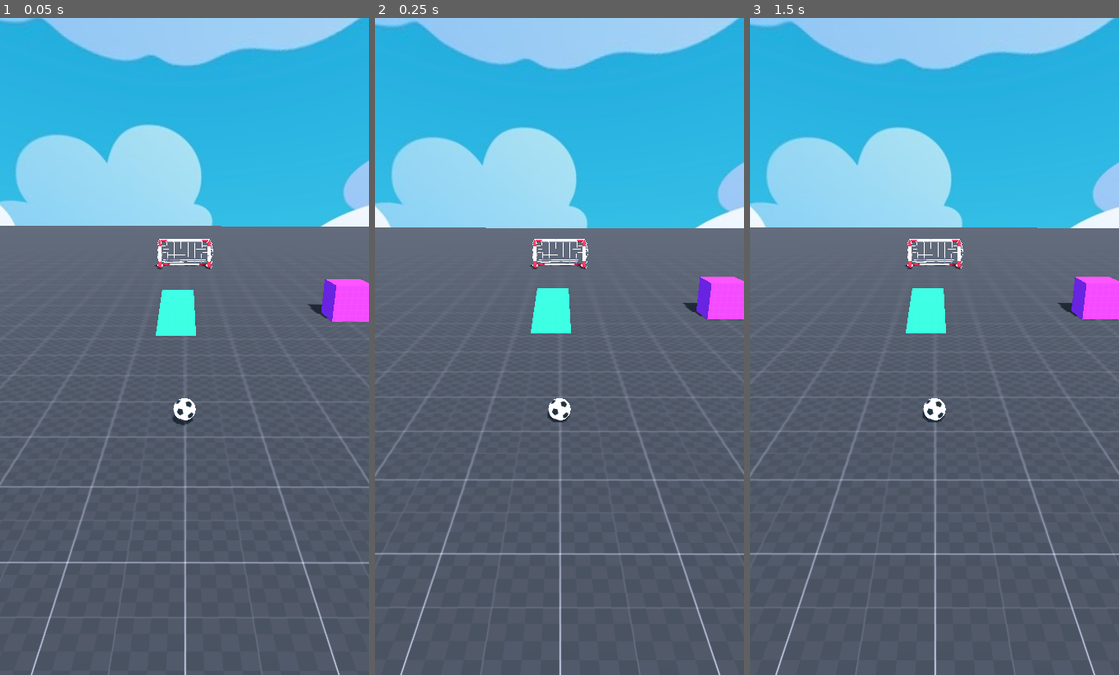
Above: before the commit, frames 1-3 (left to right).
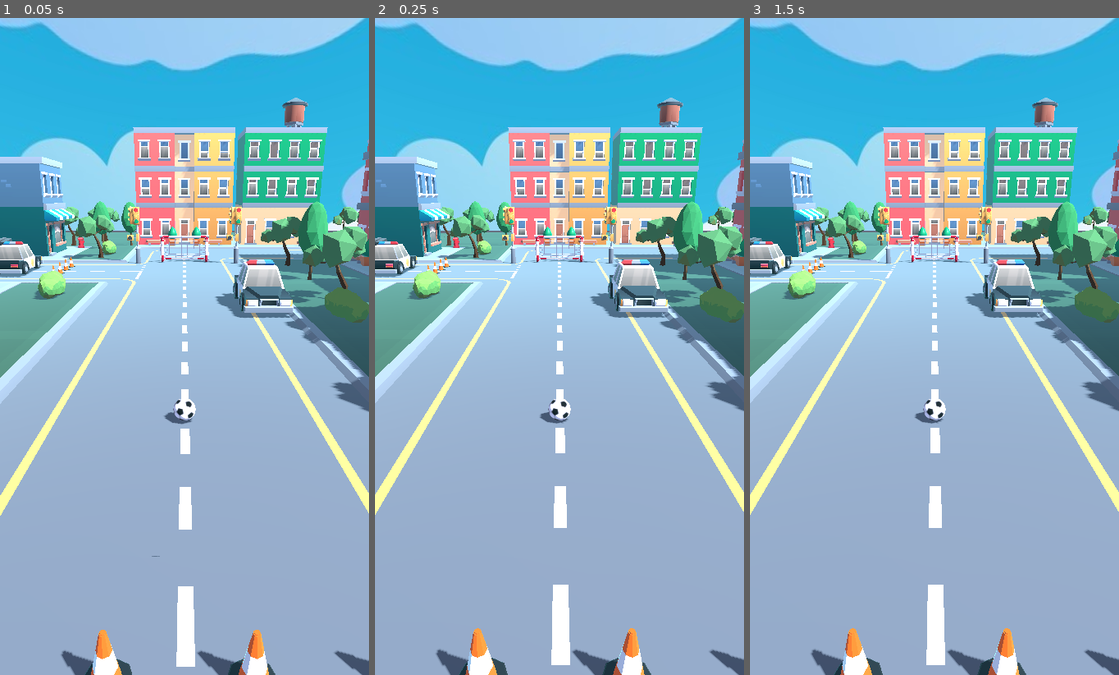
Above: after the commit, the same moments.

Repository: emirthab/perfect-ball
Game: Godot game, scene res://levels/playground.tscn
Two runs of this game, one before a commit and one after it. Both use one fixed random seed, a clock stepped at 60 frames per second and the inputs below. Before the commit the project starts from res://levels/test.tscn.
Inputs (mouse positions are in pixels of both pictures, inside the frame that each line leads up to):
- Up to frame 1 (0.05 s): no input
- Up to frame 2 (0.25 s): no input
- Up to frame 3 (1.5 s): tap Enter at 0.5 s; move the mouse to (1015, 313) at 0.52 s; click (1015, 313) at 0.67 s; tap Space at 1.25 s; move the mouse to (860, 379) at 1.27 s; click (860, 379) at 1.42 s

The runs differ from the first frame. In frame 1, 78% of the frame differs, in the area x 0-100%, y 0-100%; in frame 2, 78%; in frame 3, 78%.

Commit message:
Sun Direction

Diff:
--- a/levels/playground.tscn
+++ b/levels/playground.tscn
@@ -44,7 +44,7 @@
 transform = Transform3D(1, 0, 0, 0, 1, 0, 0, 0, 1, -0.0297432, 1.23703, 22.2527)
 
 [node name="DirectionalLight3D" type="DirectionalLight3D" parent="."]
-transform = Transform3D(0.989283, 0.0805799, 0.121766, -0.140943, 0.744863, 0.652161, -0.038148, -0.662333, 0.748237, 0, 9.86703, 0)
+transform = Transform3D(0.74246, -0.356228, 0.567323, -0.286977, 0.596105, 0.749869, -0.605308, -0.719556, 0.340355, 0, 9.86703, 0)
 shadow_enabled = true
 
 [node name="DeathArea" type="Area3D" parent="."]
--- a/project.godot
+++ b/project.godot
@@ -11,7 +11,7 @@
 [application]
 
 config/name="Uncatchable Ball"
-run/main_scene="res://levels/test.tscn"
+run/main_scene="res://levels/playground.tscn"
 config/features=PackedStringArray("4.1", "Mobile")
 config/icon="res://icon.svg"
 
Not shown: 1 places in levels/playground.tscn that only renumber resources
